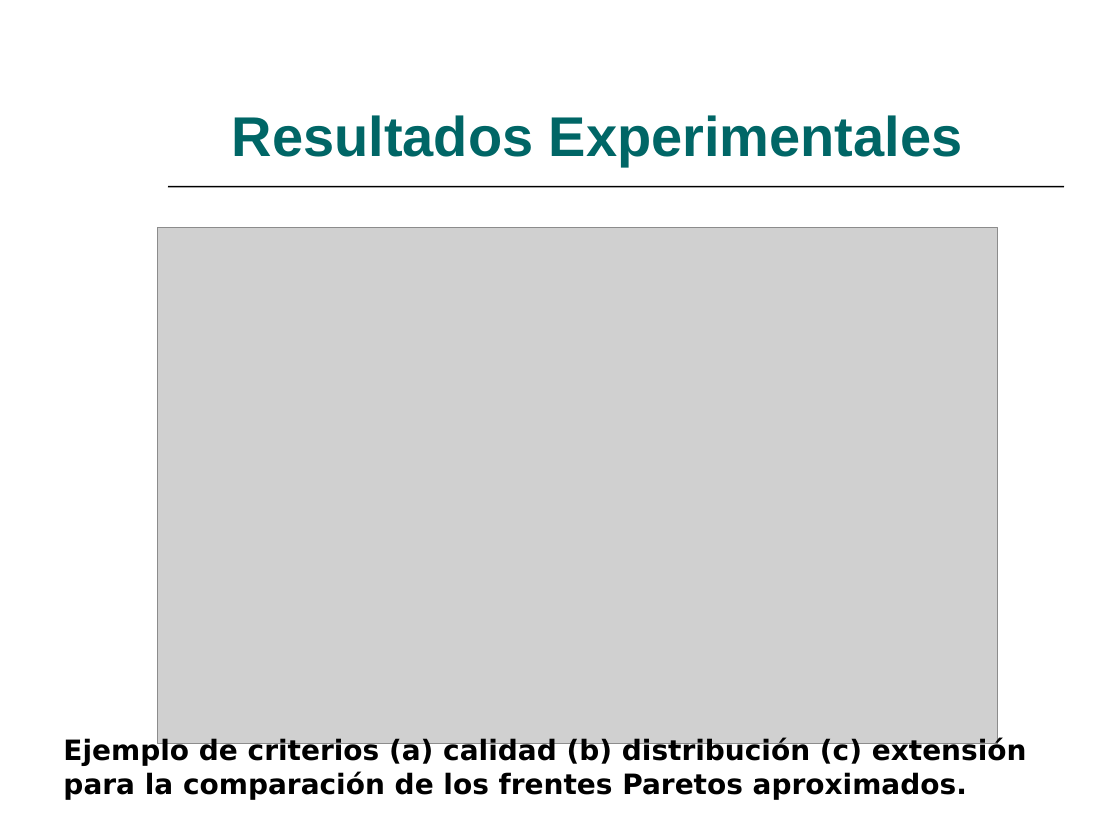
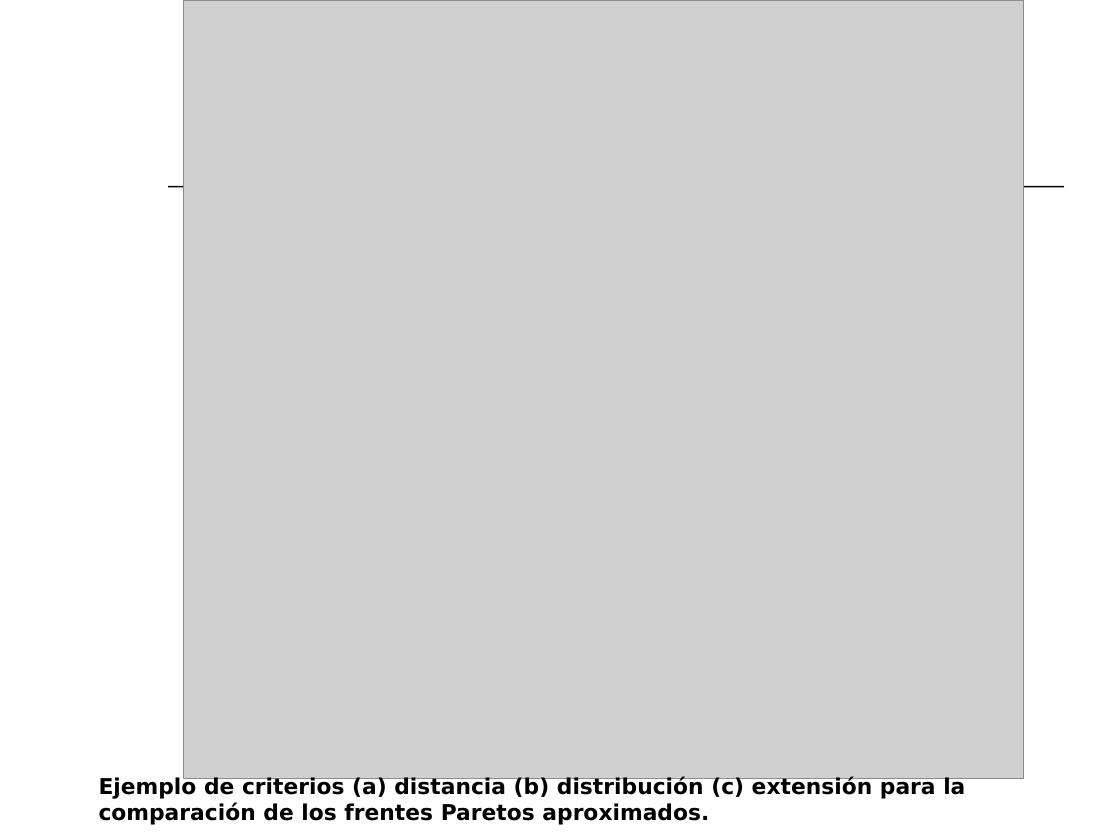
Before and after one commit to lokolte/ia-2008, a slide deck: slide 9 of TrabajoPracticoFinal/Diapositiva/DiapositivaM3asMoacsNsgaSpea.ppt (slide 10 before the commit). Drawn at 1120x840 pixels with LibreOffice and Linux fonts; fonts in the diff are those of the drawing; grey boxes stand for pictures. Boxes give left, top, right and bottom in pixels: in the first picture for what was removed or moved away, otherwise in the second. Text is boxed around its words. In the diff, an @@ line names an element or a change of style, - is before the commit and + after.

```diff
--- a/TrabajoPracticoFinal/Diapositiva/DiapositivaM3asMoacsNsgaSpea.ppt
+++ b/TrabajoPracticoFinal/Diapositiva/DiapositivaM3asMoacsNsgaSpea.ppt
@@ picture: place and size @@
-picture at bbox=[158, 227, 998, 744]
+picture at bbox=[184, 0, 1024, 778]
@@ title removed at bbox=[232, 115, 963, 166] @@
-Resultados Experimentales
@@ text at bbox=[99, 776, 965, 825]: text changed; size 18 to 14 pt @@
-Ejemplo de criterios (a) calidad (b) distribución (c) extensión para la comparación de los frentes Paretos aproximados.
+Ejemplo de criterios (a) distancia (b) distribución (c) extensión para la comparación de los frentes Paretos aproximados.
```
Also in this commit, not shown: 4 other slides changed, 6 slides added, 7 slides removed.
